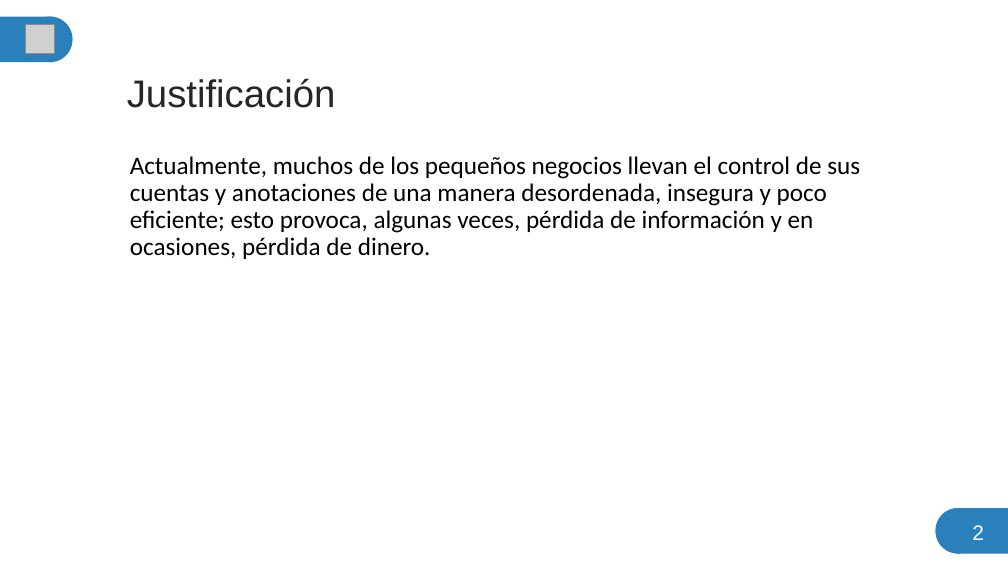
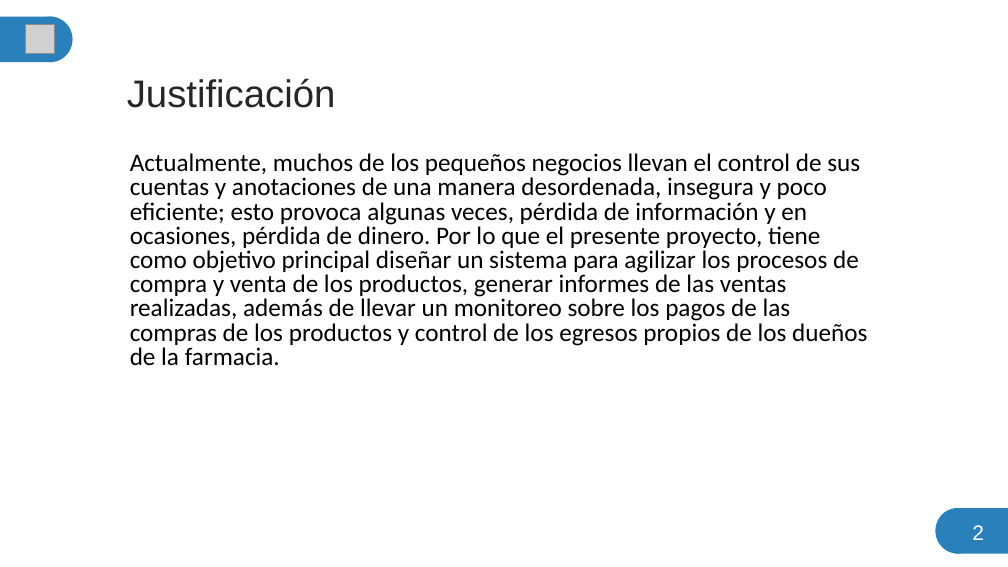
Before and after one commit to scarktt/Farmacia-Salud, a slide deck: slide 3 of Documentation/PresentacionProyecto.pptx. Drawn at 1008x567 pixels with LibreOffice and Linux fonts; fonts in the diff are those of the drawing; grey boxes stand for pictures. Boxes give left, top, right and bottom in pixels: in the first picture for what was removed or moved away, otherwise in the second. Text is boxed around its words. In the diff, an @@ line names an element or a change of style, - is before the commit and + after.

Commit message:
Actualizacion de la presentacion de proyecto que fue para EPI

```diff
--- a/Documentation/PresentacionProyecto.pptx
+++ b/Documentation/PresentacionProyecto.pptx
@@ subtitle at (130,153,867,365): text changed @@
-Actualmente, muchos de los pequeños negocios llevan el control de sus cuentas y anotaciones de una manera desordenada, insegura y poco eficiente; esto provoca, algunas veces, pérdida de información y en ocasiones, pérdida de dinero.
+Actualmente, muchos de los pequeños negocios llevan el control de sus cuentas y anotaciones de una manera desordenada, insegura y poco eficiente; esto provoca algunas veces, pérdida de información y en ocasiones, pérdida de dinero. Por lo que el presente proyecto, tiene como objetivo principal diseñar un sistema para agilizar los procesos de compra y venta de los productos, generar informes de las ventas realizadas, además de llevar un monitoreo sobre los pagos de las compras de los productos y control de los egresos propios de los dueños de la farmacia.
```
Also in this commit, not shown: 3 other slides changed, 21 slides added, 1 slide removed, 1 other file.
